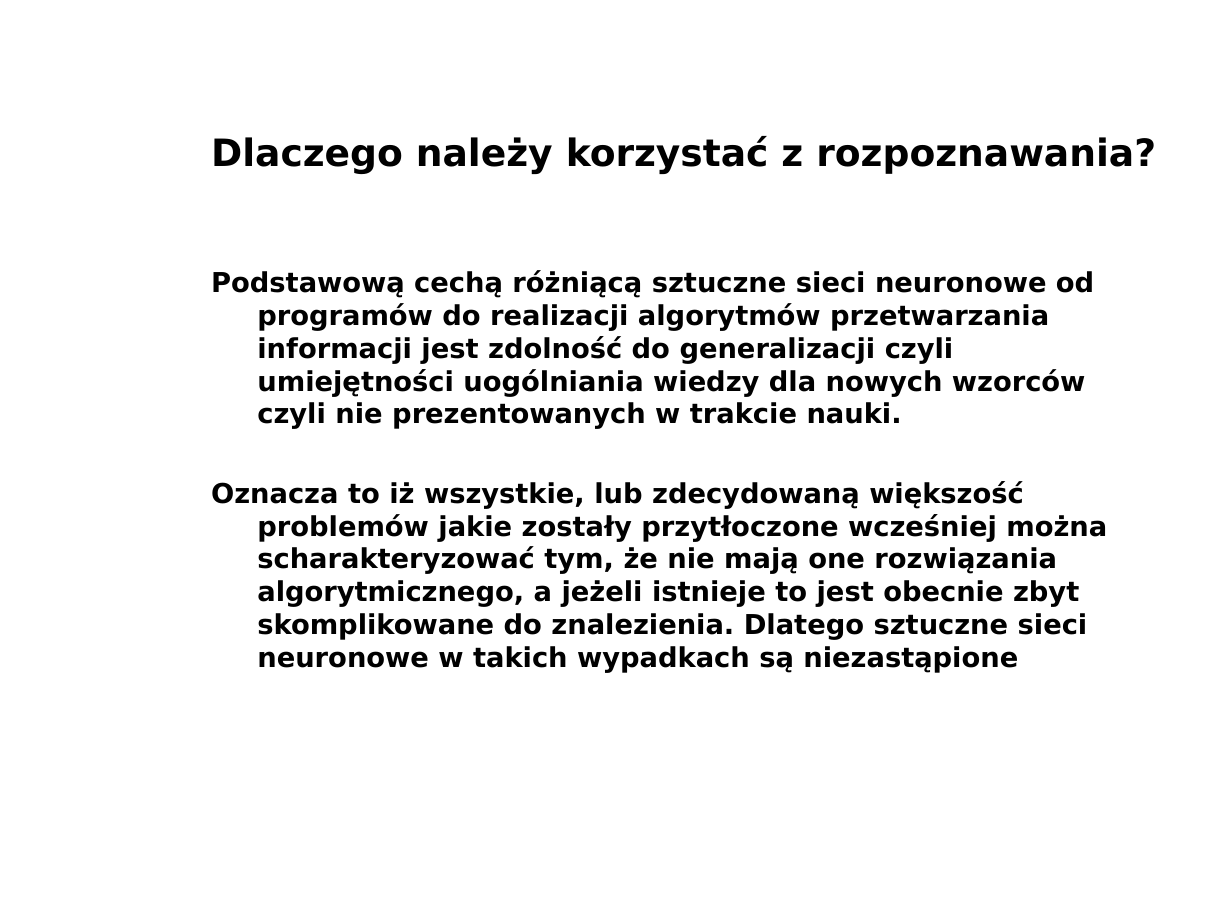
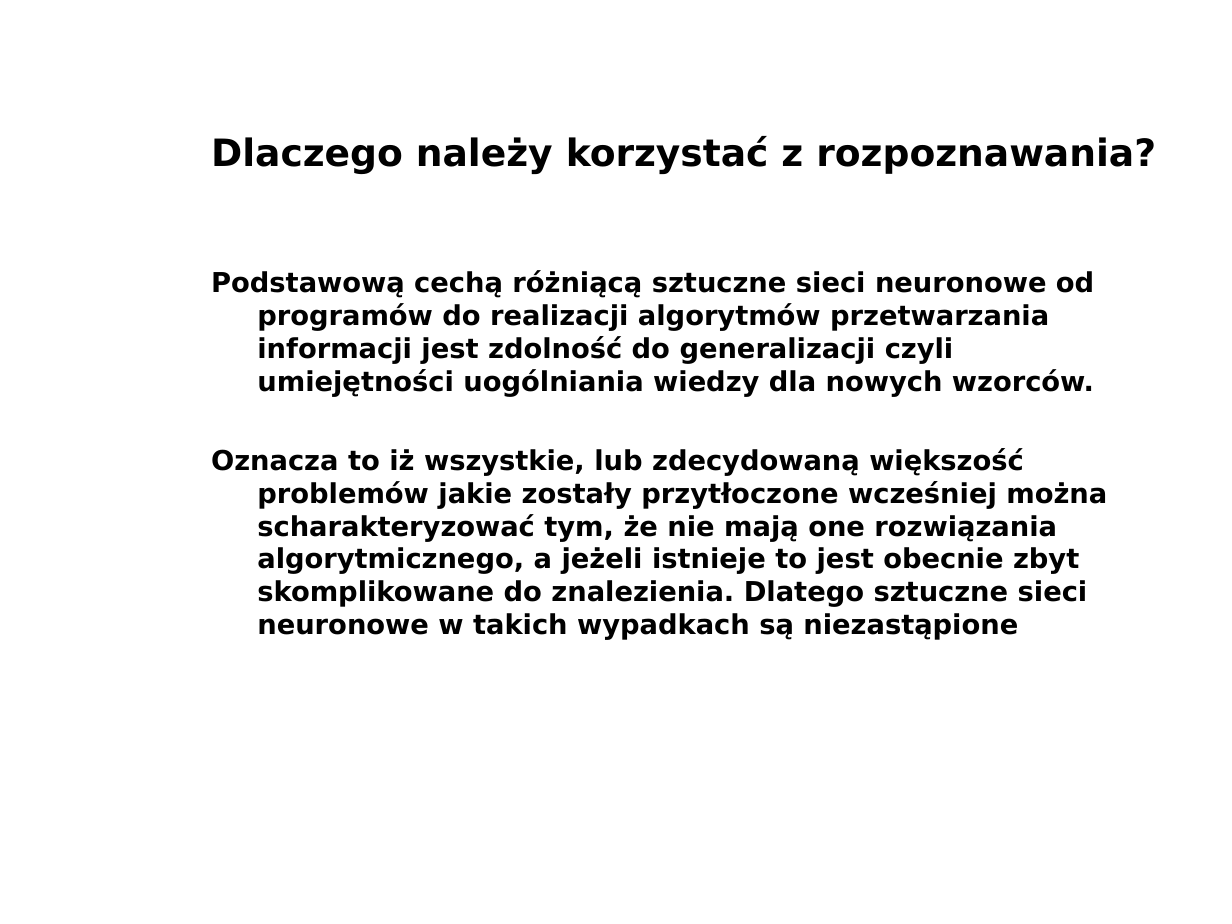
Before and after one commit to navi07/IO-Podstawy_Sztucznej_Inteligencji, a slide deck: slide 4 of Prezentacja/PSI_Prezentacja_Michał_Patryk_Andrzej.ppt. Drawn at 1232x924 pixels with LibreOffice and Linux fonts; fonts in the diff are those of the drawing; background and template pictures are left out. Boxes give left, top, right and bottom in pixels: in the first picture for what was removed or moved away, otherwise in the second. Text is boxed around its words. In the diff, an @@ line names an element or a change of style, - is before the commit and + after.

Commit message:
Fix

```diff
--- a/Prezentacja/PSI_Prezentacja_Michał_Patryk_Andrzej.ppt
+++ b/Prezentacja/PSI_Prezentacja_Michał_Patryk_Andrzej.ppt
@@ text at [211, 270, 1094, 397]: text changed @@
-Podstawową cechą różniącą sztuczne sieci neuronowe od programów do realizacji algorytmów przetwarzania informacji jest zdolność do generalizacji czyli umiejętności uogólniania wiedzy dla nowych wzorców czyli nie prezentowanych w trakcie nauki.
+Podstawową cechą różniącą sztuczne sieci neuronowe od programów do realizacji algorytmów przetwarzania informacji jest zdolność do generalizacji czyli umiejętności uogólniania wiedzy dla nowych wzorców.
```
